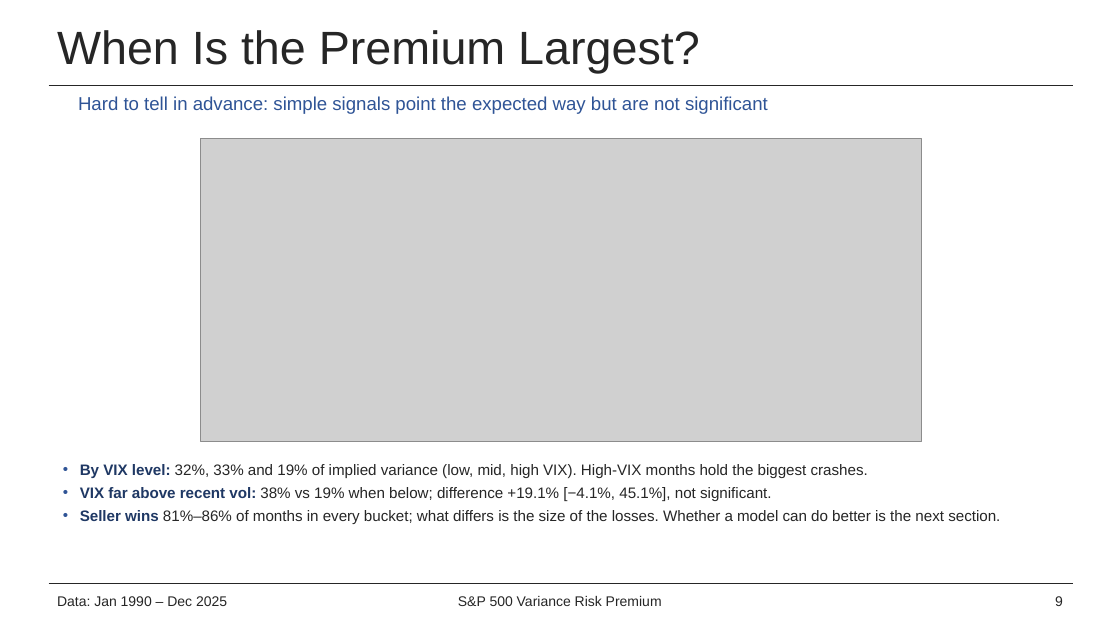
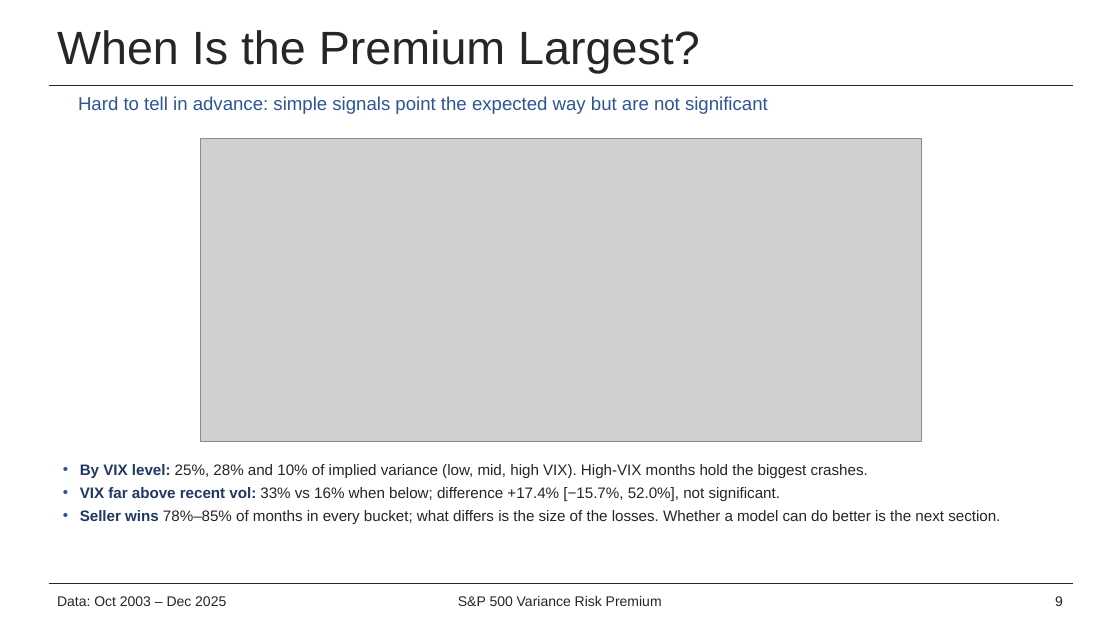
Before and after one commit to alston-yam/project_VIX, a slide deck: slide 9 of deck/VIX_pitch.pptx. Drawn at 1120x630 pixels with LibreOffice and Linux fonts; fonts in the diff are those of the drawing; grey boxes stand for pictures; background and template pictures are left out. Boxes give left, top, right and bottom in pixels: in the first picture for what was removed or moved away, otherwise in the second. Text is boxed around its words. In the diff, an @@ line names an element or a change of style, - is before the commit and + after.

```diff
--- a/deck/VIX_pitch.pptx
+++ b/deck/VIX_pitch.pptx
@@ text at (80, 464, 1000, 524): text changed @@
-• By VIX level: 32%, 33% and 19% of implied variance (low, mid, high VIX). High-VIX months hold the biggest crashes.
-• VIX far above recent vol: 38% vs 19% when below; difference +19.1% [−4.1%, 45.1%], not significant.
-• Seller wins 81%–86% of months in every bucket; what differs is the size of the losses. Whether a model can do better is the next section.
+• By VIX level: 25%, 28% and 10% of implied variance (low, mid, high VIX). High-VIX months hold the biggest crashes.
+• VIX far above recent vol: 33% vs 16% when below; difference +17.4% [−15.7%, 52.0%], not significant.
+• Seller wins 78%–85% of months in every bucket; what differs is the size of the losses. Whether a model can do better is the next section.
@@ text at (57, 596, 226, 606): text changed @@
-Data: Jan 1990 – Dec 2025
+Data: Oct 2003 – Dec 2025
```
Also in this commit, not shown: 15 other slides changed, 1 slide added, 53 other files.
